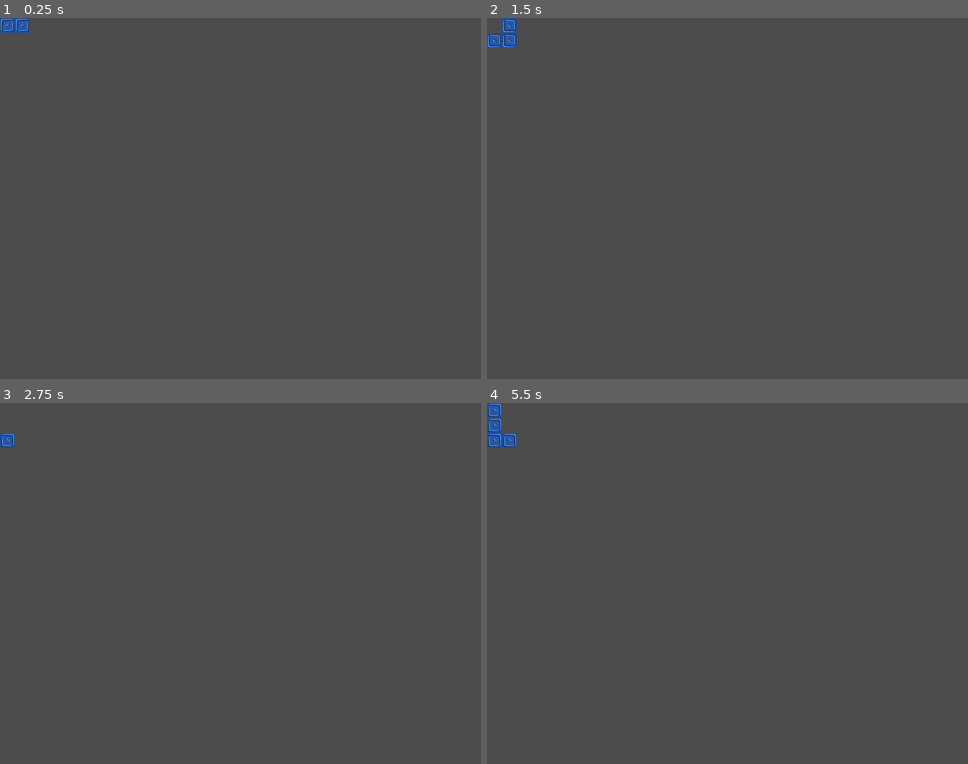
Above: before the commit, frames 1-4 (two rows, left to right).
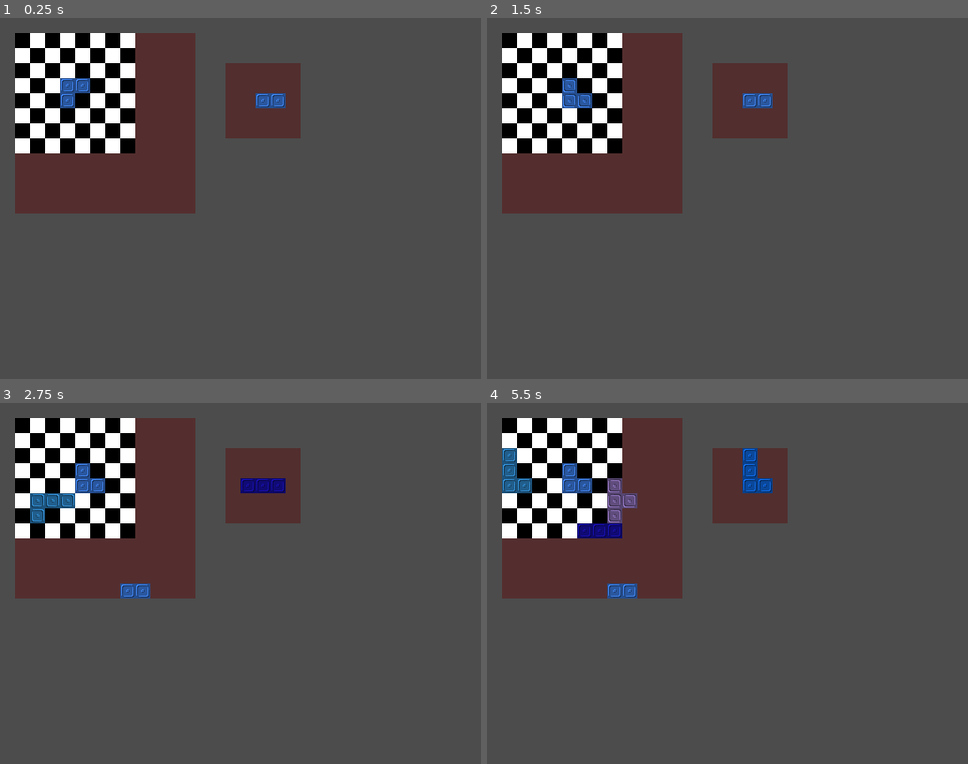
Above: after the commit, the same moments.

Repository: Mathiouza/ArcadeRhythm
Game: Godot game, scene res://Scenes/Terrain.tscn
Two runs of this game, one before a commit and one after it. Both use one fixed random seed, a clock stepped at 60 frames per second and the inputs below. The project has no main scene, so this scene is started directly.
Inputs:
- Up to frame 1 (0.25 s): no input
- Up to frame 2 (1.5 s): tap Enter at 0.5 s; hold D (0right) 0.53-1.28 s; tap R (0red1) at 0.6 s; tap F (0red2) at 0.8, 1.35 s; hold S (0down) from 1.28 s (still down)
- Up to frame 3 (2.75 s): tap T (0yellow1) at 1.55, 2.1 s; release S (0down) at 2.03 s; hold D (0right) from 2.03 s (still down); tap R (0red1) at 2.3 s
- Up to frame 4 (5.5 s): tap Space at 2.75, 5 s; release D (0right) at 2.78 s; hold W (0up) 2.78-3.53 s; tap R (0red1) at 2.85, 4.55, 5.1 s; tap F (0red2) at 3.05, 3.6, 5.3 s; tap Enter at 3.5 s; hold A (0left) 3.53-5.03 s; tap T (0yellow1) at 3.8, 4.35 s; hold S (0down) from 5.03 s (still down)

The runs differ from the first frame. In frame 1, 22% of the frame differs, in the area x 0-63%, y 0-55%; in frame 2, 22%; in frame 3, 22%; in frame 4, 22%.

Commit message:
Adds the possibility to place pieces on the terrain, adds the preview of the enxt piece

Diff:
--- a/Scenes/Terrain.tscn
+++ b/Scenes/Terrain.tscn
@@ -1,6 +1,30 @@
-[gd_scene load_steps=2 format=2]
+[gd_scene load_steps=3 format=2]
 
 [ext_resource path="res://Scripts/Terrain.gd" type="Script" id=1]
+[ext_resource path="res://Assets/Sprites/Terrain.png" type="Texture" id=2]
 
 [node name="Terrain" type="Node2D"]
+position = Vector2( 16, 16 )
 script = ExtResource( 1 )
+
+[node name="ColorRect" type="ColorRect" parent="."]
+margin_right = 192.0
+margin_bottom = 192.0
+color = Color( 0.333333, 0.184314, 0.184314, 1 )
+
+[node name="Sprite" type="Sprite" parent="."]
+texture = ExtResource( 2 )
+centered = false
+
+[node name="BlocksContainer" type="Node2D" parent="."]
+position = Vector2( 8, 8 )
+
+[node name="NextPieceContainer" type="Node2D" parent="."]
+position = Vector2( 256, 64 )
+
+[node name="ColorRect" type="ColorRect" parent="NextPieceContainer"]
+margin_left = -32.0
+margin_top = -32.0
+margin_right = 48.0
+margin_bottom = 48.0
+color = Color( 0.32549, 0.184314, 0.184314, 1 )
--- a/Scripts/Piece.gd
+++ b/Scripts/Piece.gd
@@ -4,13 +4,10 @@
 
 var Square = preload("res://Scenes/Square.tscn")
 
-enum SHAPE {L3, L4, Lr3, Lr4, PLUS5, PLUS9, LONG3, LONG4, LONG6}
-
-export(SHAPE) var shape = SHAPE.L4
+export(PoolVector2Array) var square_positions = []
 export(Color) var color = Color("#4287f5")
 
 var squares = []
-var square_positions = []
 
 var time = 0
 
@@ -19,36 +16,7 @@
 var y = 0
 
 func _ready():
-	match shape:
-		SHAPE.PLUS9:
-			square_positions = [
-				Vector2(0, 0),
-				Vector2(1, 0),
-				Vector2(2, 0),
-				Vector2(-1, 0),
-				Vector2(-2, 0),
-				Vector2(0, 1),
-				Vector2(0, 2),
-				Vector2(0, -1),
-				Vector2(0, -2)
-			]
-		SHAPE.PLUS5:
-			square_positions = [
-				Vector2(0, 0),
-				Vector2(1, 0),
-				Vector2(0, 1),
-				Vector2(-1, 0),
-				Vector2(0, -1)
-			]
-		SHAPE.L4:
-			square_positions = [
-				Vector2(0, 0),
-				Vector2(0, -1),
-				Vector2(0, -2),
-				Vector2(1, 0)
-			]
-
-	generate_squares(square_positions)
+	generate_squares()
 
 func _process(delta):
 	time += delta
@@ -57,7 +25,8 @@
 		time -= 0.4
 		pulsate()
 
-func generate_squares(square_positions):
+func generate_squares():
+	rotation = rot*PI/2
 	for v in square_positions:
 		var instance = Square.instance()
 		instance.color = color
@@ -91,13 +60,17 @@
 func get_piece_rotation():
 	return rot
 
-func get_block_positions() -> Array:
+func get_block_positions(offsetX = 0, offsetY = 0, offsetRot = 0, blocks = []) -> Array:
 	var positions = []
 
-	for position in square_positions:
+	for position in (blocks if blocks.size() > 0 else square_positions):
 		positions.append(Vector2(
-			round(position.x * cos(rot*PI/2) - position.y * sin(rot*PI/2)) + x,
-			round(position.x * sin(rot*PI/2) + position.y * cos(rot*PI/2)) + y
+			round(position.x * cos((rot + offsetRot)*PI/2) - position.y * sin((rot + offsetRot)*PI/2)) + x + offsetX,
+			round(position.x * sin((rot + offsetRot)*PI/2) + position.y * cos((rot + offsetRot)*PI/2)) + y + offsetY
 		))
 
 	return positions
+
+func update_display():
+	position = Vector2(x*16+8, y*16+8)
+	rotation = rot*PI/2
--- a/Scripts/Square.gd
+++ b/Scripts/Square.gd
@@ -1,4 +1,6 @@
 extends Node2D
+
+class_name Square
 
 export(Color) var color = Color("#4287f5")
 
--- a/Scripts/Terrain.gd
+++ b/Scripts/Terrain.gd
@@ -1,40 +1,201 @@
 extends Node2D
 
-const PieceScript = preload("res://Scripts/Piece.gd")
 var Piece = preload("res://Scenes/Piece.tscn")
+var Square = preload("res://Scenes/Square.tscn")
+
+enum SHAPE {L3 = 0, L4 = 1, PLUS5 = 2, I2 = 3, I3 = 4, RL4 = 5, T = 6}
+
+const shapes = [
+	[
+		Vector2(0, 0),
+		Vector2(1, 0),
+		Vector2(0, 1),
+	],
+	[
+		Vector2(0, 0),
+		Vector2(0, -1),
+		Vector2(0, -2),
+		Vector2(1, 0)
+	],
+	[
+		Vector2(0, 0),
+		Vector2(1, 0),
+		Vector2(0, 1),
+		Vector2(-1, 0),
+		Vector2(0, -1)
+	],
+	[
+		Vector2(0, 0),
+		Vector2(1, 0)
+	],
+	[
+		Vector2(-1, 0),
+		Vector2(0, 0),
+		Vector2(1, 0)
+	],
+	[
+		Vector2(0, 0),
+		Vector2(0, -1),
+		Vector2(0, -2),
+		Vector2(-1, 0)
+	],
+	[
+		Vector2(0, 0),
+		Vector2(0, 1),
+		Vector2(1, 0),
+		Vector2(-1, 0)
+	]
+]
+
+export var controller = 0
+export var width = 12
+export var height = 12
 
 var current_piece : Piece
+var next_piece : Piece
+var squares = []
+
+var square_positions: PoolVector2Array = []
 
 func _ready():
+	randomize()
+
+	next_piece = Piece.instance()
+	next_piece.square_positions = shapes[randi() % SHAPE.size()]
+	$NextPieceContainer.add_child(next_piece)
+
 	create_piece()
 
 func create_piece():
 	current_piece = Piece.instance()
+	current_piece.x = 3
+	current_piece.y = 3
+	current_piece.square_positions = shapes[randi() % SHAPE.size()]
 	add_child(current_piece)
 
 func _process(delta):
-	if Input.is_action_just_pressed("0up"):
+	if Input.is_action_just_pressed(str(controller)+"up") && check_before_movement(current_piece.x, current_piece.y-1, current_piece.rot, current_piece.square_positions):
 		current_piece.move(0, -1)
 
-	if Input.is_action_just_pressed("0right"):
+	if Input.is_action_just_pressed(str(controller)+"right") && check_before_movement(current_piece.x+1, current_piece.y, current_piece.rot, current_piece.square_positions):
 		current_piece.move(1, 0)
 
-	if Input.is_action_just_pressed("0down"):
+	if Input.is_action_just_pressed(str(controller)+"down") && check_before_movement(current_piece.x, current_piece.y+1, current_piece.rot, current_piece.square_positions):
 		current_piece.move(0, 1)
 
-	if Input.is_action_just_pressed("0left"):
+	if Input.is_action_just_pressed(str(controller)+"left") && check_before_movement(current_piece.x-1, current_piece.y, current_piece.rot, current_piece.square_positions):
 		current_piece.move(-1, 0)
 
-	if Input.is_action_just_pressed("0red1"):
+	if Input.is_action_just_pressed(str(controller)+"red1") && check_before_movement(current_piece.x, current_piece.y, current_piece.rot+1, current_piece.square_positions):
 		current_piece.turn(true)
 
-	if Input.is_action_just_pressed("0red2"):
+	if Input.is_action_just_pressed(str(controller)+"red2") && check_before_movement(current_piece.x, current_piece.y, current_piece.rot-1, current_piece.square_positions):
 		current_piece.turn(false)
 
-	if Input.is_action_just_pressed("0yellow1"): # ceci est un test pour voir si la fonction get_block_positions fonctionne
+	if Input.is_action_just_pressed(str(controller)+"yellow1"):
 		var positions = current_piece.get_block_positions()
+
+		for block_pos in positions:
+			square_positions.append(block_pos)
+
+			var new_square = Square.instance()
+			new_square.color = current_piece.color
+			new_square.x = block_pos.x
+			new_square.y = block_pos.y
+			squares.append(new_square)
+			$BlocksContainer.add_child(new_square)
+
+		check_for_clears()
+
 		current_piece.queue_free()
-		current_piece = Piece.instance()
-		current_piece.shape = PieceScript.SHAPE.L3
-		current_piece.square_positions = positions
-		add_child(current_piece)
+
+		var blocks = next_piece.square_positions
+		var next_color = next_piece.color
+
+		next_piece.queue_free()
+		next_piece = Piece.instance()
+		next_piece.square_positions = shapes[randi() % SHAPE.size()]
+		next_piece.color = Color(randf(), randf(), randf())
+		$NextPieceContainer.add_child(next_piece)
+
+		var possible_placements = []
+
+		for i in range(width):
+			for j in range(height):
+				for k in range(4):
+					if check_before_movement(i, j, k, blocks):
+						possible_placements.append([i, j, k])
+
+		if possible_placements.size() == 0:
+			print("gameover")
+		else:
+			var placement = possible_placements[randi() % possible_placements.size()]
+
+			current_piece = Piece.instance()
+
+			current_piece.x = placement[0]
+			current_piece.y = placement[1]
+			current_piece.rot = placement[2]
+			current_piece.square_positions = blocks
+			current_piece.color = next_color
+
+			add_child(current_piece)
+
+func check_before_movement(offsetX, offsetY, offsetRot, blocks) -> bool:
+	var positions = get_block_positions_on_terrain(offsetX, offsetY, offsetRot, blocks)
+
+	for block_pos in positions:
+		if block_pos in square_positions || block_pos.x < 0 || block_pos.y < 0 || block_pos.x >= width || block_pos.y >= height:
+			return false
+
+	return true
+
+func get_block_positions_on_terrain(offsetX, offsetY, offsetRot, blocks) -> Array:
+	var positions = []
+
+	for block_pos in blocks:
+		positions.append(Vector2(
+			round(block_pos.x * cos(offsetRot*PI/2) - block_pos.y * sin(offsetRot*PI/2)) + offsetX,
+			round(block_pos.x * sin(offsetRot*PI/2) + block_pos.y * cos(offsetRot*PI/2)) + offsetY
+		))
+
+	return positions
+
+func check_for_clears():
+	var points = 0
+	var pos_to_delete = []
+
+	for i in range(width):
+		var is_column_complete = true
+		var column = []
+
+		for j in range(height):
+			column.append(Vector2(i, j))
+			if !(Vector2(i, j) in square_positions):
+				is_column_complete = false
+				break
+
+		if is_column_complete:
+			points += 1
+			pos_to_delete.append_array(column)
+
+	for j in range(height):
+		var is_row_complete = true
+		var row = []
+
+		for i in range(width):
+			row.append(Vector2(i, j))
+			if !(Vector2(i, j) in square_positions):
+				is_row_complete = false
+				break
+
+		if is_row_complete:
+			points += 1
+			pos_to_delete.append_array(row)
+
+	for pos in pos_to_delete:
+		if pos in square_positions:
+			var index = square_positions.find(pos)
+			squares[index].queue_free()
+			square_positions.remove(index)
+			squares.remove(index)
--- a/project.godot
+++ b/project.godot
@@ -13,9 +13,15 @@
 "class": "Piece",
 "language": "GDScript",
 "path": "res://Scripts/Piece.gd"
+}, {
+"base": "Node2D",
+"class": "Square",
+"language": "GDScript",
+"path": "res://Scripts/Square.gd"
 } ]
 _global_script_class_icons={
-"Piece": ""
+"Piece": "",
+"Square": ""
 }
 
 [application]
Binary file added: Assets/Sprites/Terrain.png
Not shown, added: Assets/Sprites/Terrain.png.import
